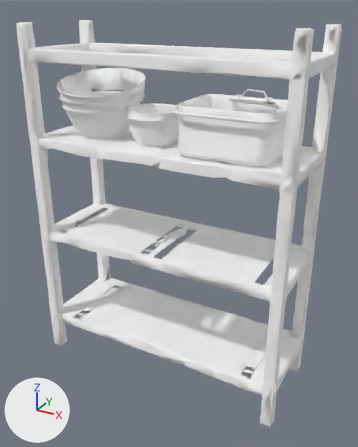
Before and after pictures for a commit that changed the glTF model models/k_shelfveg_lo.glb.
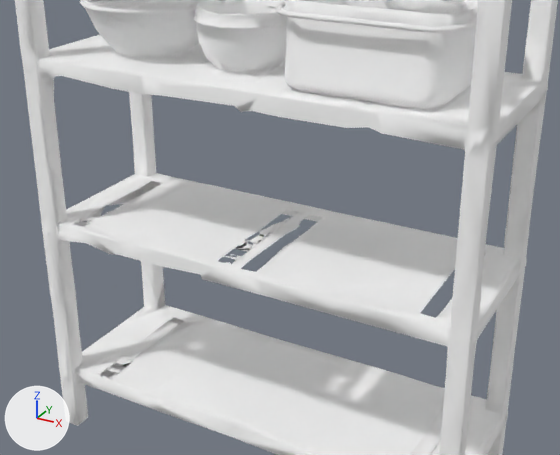
Each version is shown whole from a 50 mm lens placed at (1.23, -2.16, 1.02), pointed at (0.04, 0.0, -0.06), then close up on the part from 5% to 93% of the width and 24% to 81% of the height. Every picture has the same lights, and +X, +Y and +Z are marked at lower left. The last two pictures show the newer version. Where no turn or scale is listed for an object, it has been applied to the vertices. Vertices at exactly the same position are counted once.
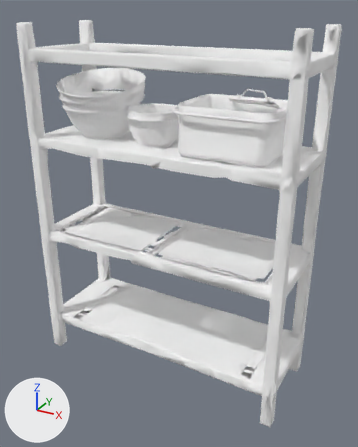
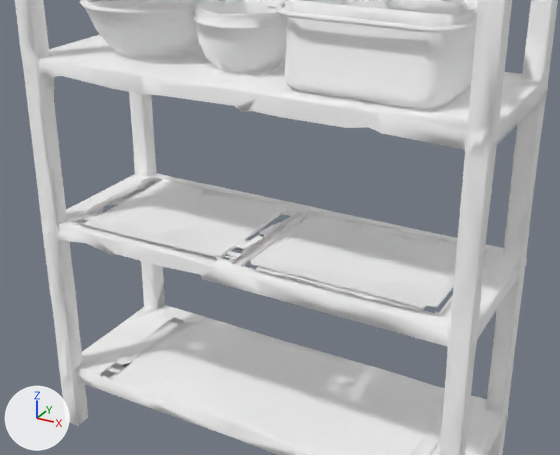
The edits, one by one:
me_mesh_0 is used by ob_mesh_0; location (0.002, 0.003, -0.001).
me_mesh_0 had 4402 vertices, 8878 faces and spanned x -0.73..0.73, y -0.28..0.28, z -0.95..0.95.
me_mesh_0 now has 4736 vertices, 9574 faces and spans x -0.73..0.73, y -0.28..0.28, z -0.95..0.95.
me_mesh_0 part 1: 5 vertices moved within x -0.03, y -0.08..0.14, z -0.16..-0.15; 334 vertices added at x -0.62..0.62, y -0.24..0.21, z -0.15..-0.13.

Where the change shows, as pixel boxes [x1, y1, x2, y2] in the close-ups (560 x 455 px):
part 1 of me_mesh_0, built on
    after: [71, 176, 488, 318]
